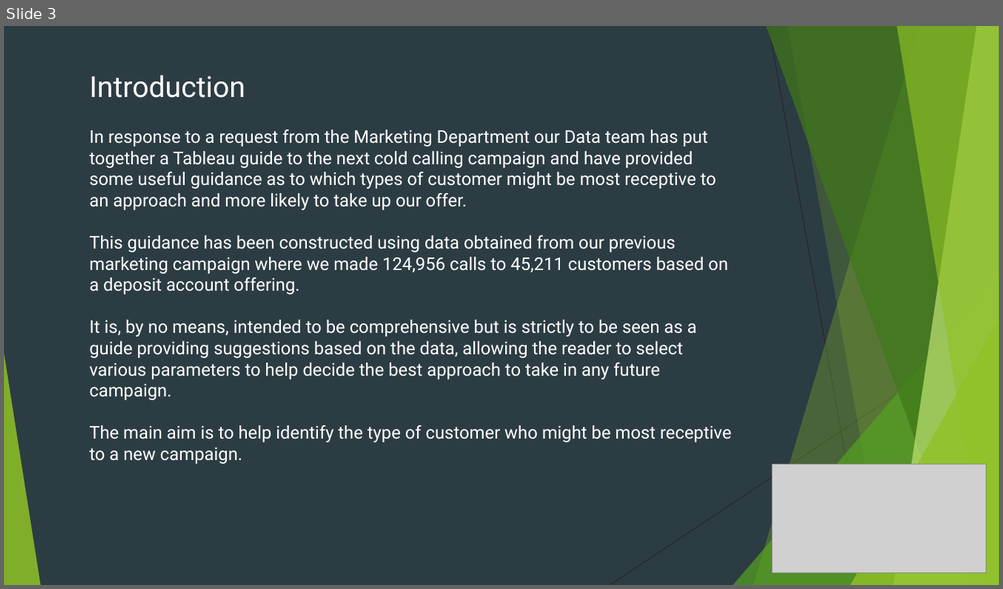
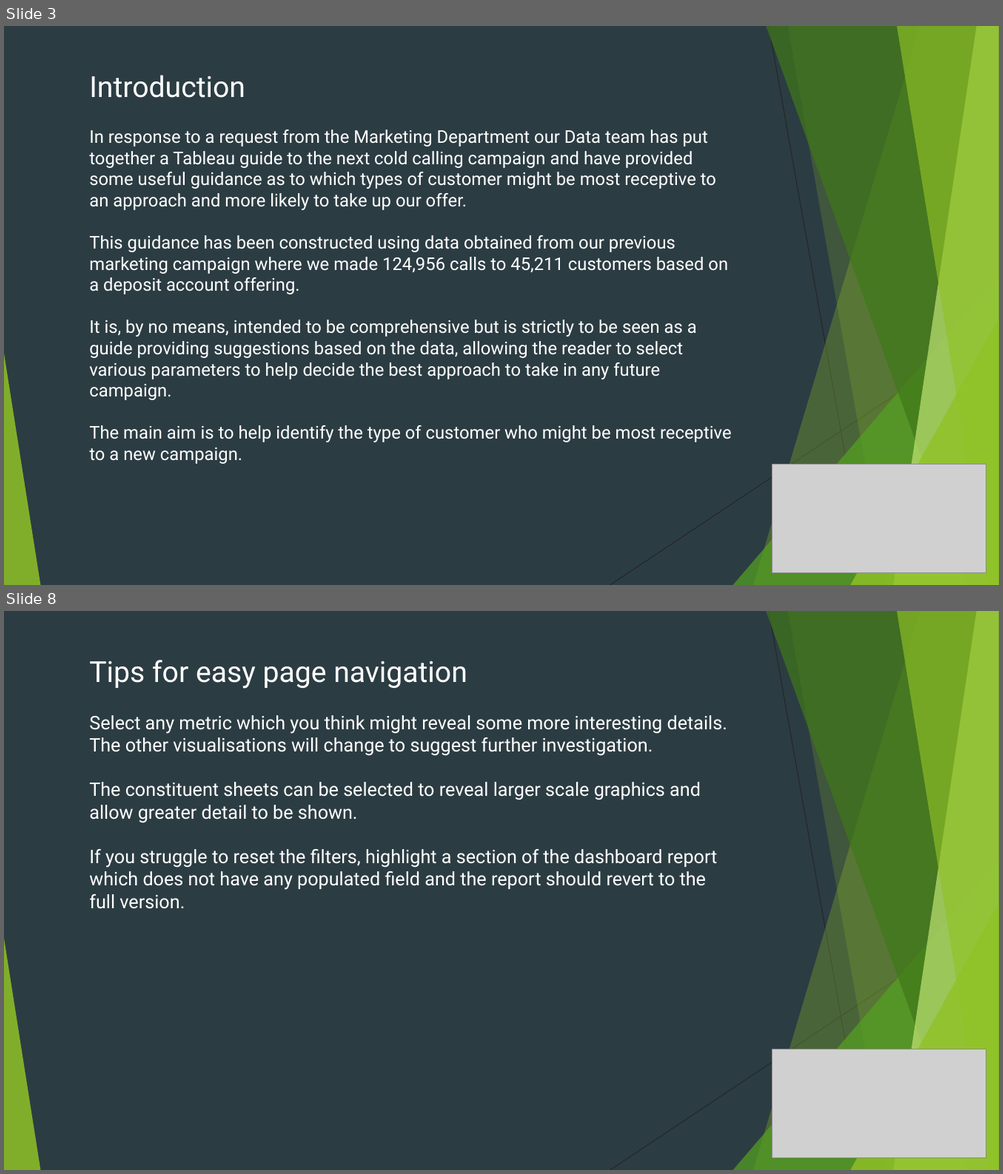
Before and after one commit to AndrewBoyne/my_qa_repo, a slide deck: Sprint 1/Marketing Campaign Guidance.pptx. Shown one above the other, each under a label of ours: slide 3 before the commit, slides 3 and 8 after it; the slides between them are not shown. The pictures are 1003x589 and 1003x1174 pixels, drawn with LibreOffice and Linux fonts; fonts in the diff are those of the drawing; grey boxes stand for pictures. Boxes give left, top, right and bottom in pixels: in the first picture for what was removed or moved away, otherwise in the second. Text is boxed around its words. In the diff, an @@ line names an element or a change of style, - is before the commit and + after.

```diff
--- a/Sprint 1/Marketing Campaign Guidance.pptx
+++ b/Sprint 1/Marketing Campaign Guidance.pptx
@@ slide 8 added at (4,611,999,1170), background #2C3C43; not listed: 10 template elements that a slide beside it also shows @@
@@ text added at (89,660,727,909), 18 pt, text #FFFFFF @@
+Tips for easy page navigation
+Select any metric which you think might reveal some more interesting details. The other visualisations will change to suggest further investigation.
+The constituent sheets can be selected to reveal larger scale graphics and allow greater detail to be shown.
+If you struggle to reset the filters, highlight a section of the dashboard report which does not have any populated field and the report should revert to the full version.
@@ picture added at (772,1050,987,1159) @@
```
Also in this commit, not shown: 1 slide changed, 5 other slides added, 1 slide removed, 4 other files.
